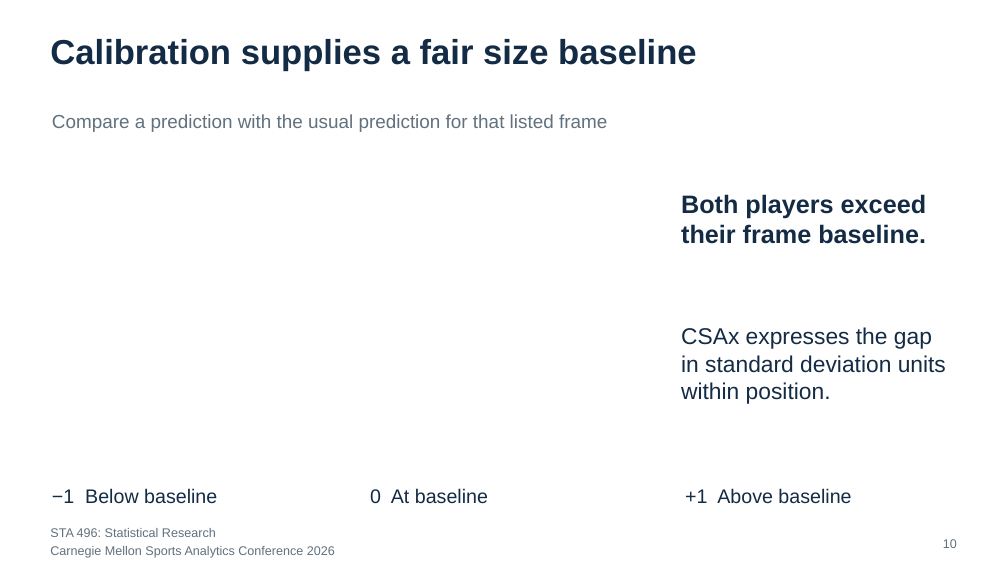
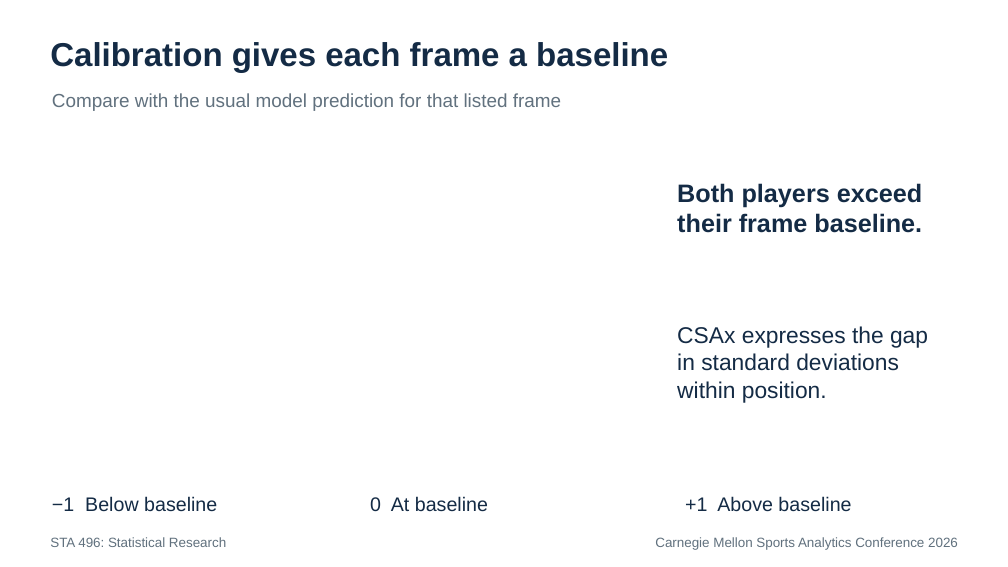
Before and after one commit to RentoSaijo/CSAx_STA496, a slide deck: slide 16 of reports/presentation.pptx (slide 10 before the commit). Drawn at 1008x567 pixels with LibreOffice and Linux fonts; fonts in the diff are those of the drawing. Boxes give left, top, right and bottom in pixels: in the first picture for what was removed or moved away, otherwise in the second. Text is boxed around its words. In the diff, an @@ line names an element or a change of style, - is before the commit and + after.

```diff
--- a/reports/presentation.pptx
+++ b/reports/presentation.pptx
@@ text at (50,42,668,72): text changed; size 33 to 31.5 pt @@
-Calibration supplies a fair size baseline
+Calibration gives each frame a baseline
@@ text at (52,93,561,111): text changed @@
-Compare a prediction with the usual prediction for that listed frame
+Compare with the usual model prediction for that listed frame
@@ text "Both players exceed": place and size @@
-text "Both players exceed" at (681,194,926,244)
+text "Both players exceed" at (677,183,922,233)
@@ text at (677,353,899,371): text changed @@
-in standard deviation units
+in standard deviations
@@ 3 texts: place and size @@
-3 texts at (52,488,851,504)
+3 texts at (52,496,851,512)
@@ text "STA 496: Statistical Research": place and size @@
-text "STA 496: Statistical Research" at (50,528,216,537)
+text "STA 496: Statistical Research" at (50,537,226,547)
@@ text "STA 496: Statistical Research" at (50,537,226,547): size 12 to 12.8 pt @@
@@ text "Carnegie Mellon Sports Analytics Conference ...": place and size @@
-text "Carnegie Mellon Sports Analytics Conference ..." at (50,546,335,558)
+text "Carnegie Mellon Sports Analytics Conference ..." at (655,537,958,550)
@@ text "Carnegie Mellon Sports Analytics Conference ..." at (655,537,958,550): size 12 to 12.8 pt; alignment left to right @@
@@ text removed at (943,539,957,548) @@
-10
```
Also in this commit, not shown: 20 other slides changed, 24 slides added, 9 slides removed, 1 other file.
